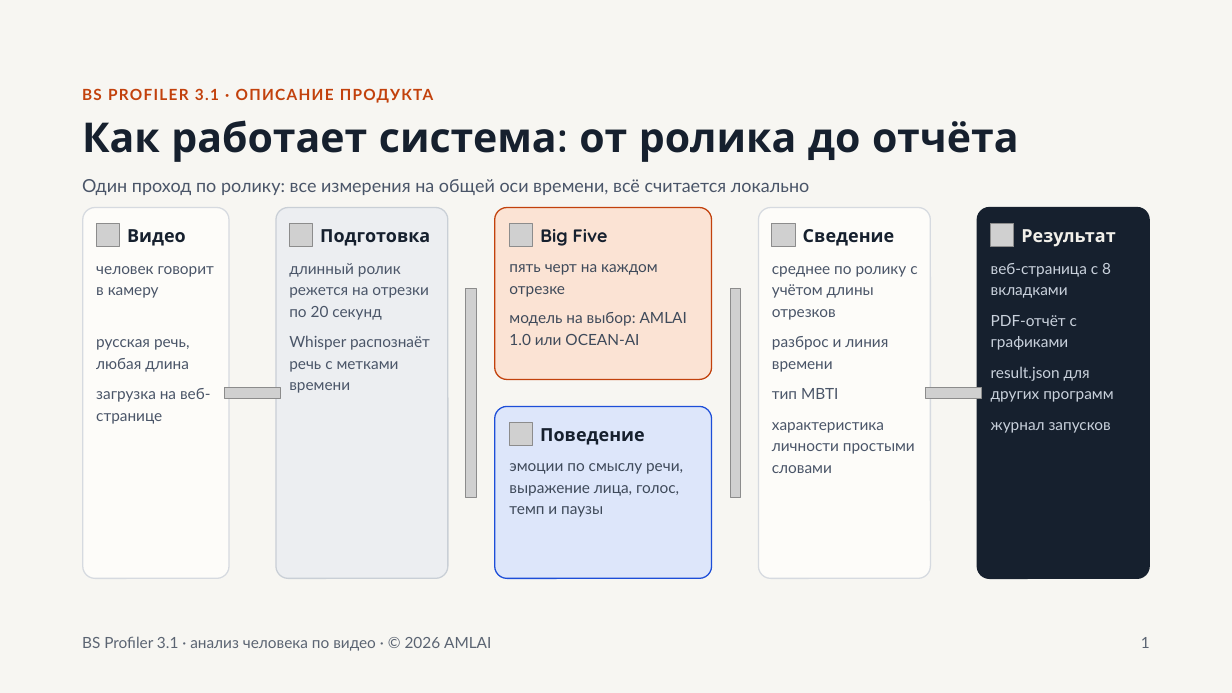
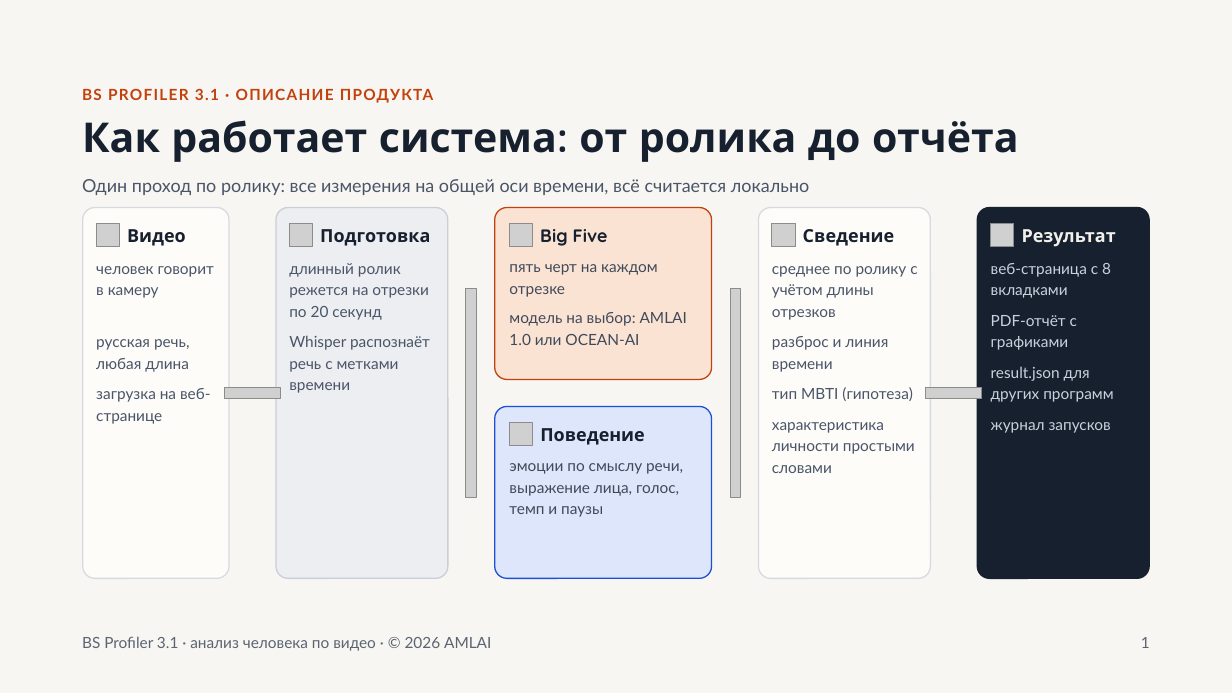
Before and after one commit to AML1969/bigfive-video, a slide deck: slide 1 of bs3-studio/docs/BS_Profiler_3.1_презентация.pptx. Drawn at 1232x693 pixels with LibreOffice and Linux fonts; fonts in the diff are those of the drawing; grey boxes stand for pictures; background and template pictures are left out. Boxes give left, top, right and bottom in pixels: in the first picture for what was removed or moved away, otherwise in the second. Text is boxed around its words. In the diff, an @@ line names an element or a change of style, - is before the commit and + after.

```diff
--- a/bs3-studio/docs/BS_Profiler_3.1_презентация.pptx
+++ b/bs3-studio/docs/BS_Profiler_3.1_презентация.pptx
@@ text at (x1=772, y1=387, x2=913, y2=401): text changed @@
-тип MBTI
+тип MBTI (гипотеза)
```
Also in this commit, not shown: 9 other slides changed, 1 slide added.
